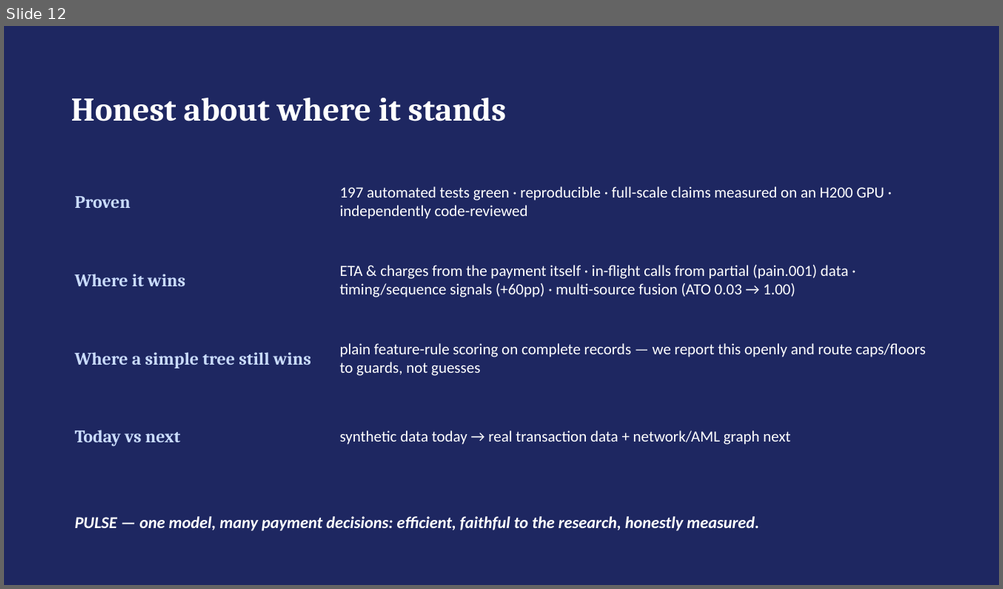
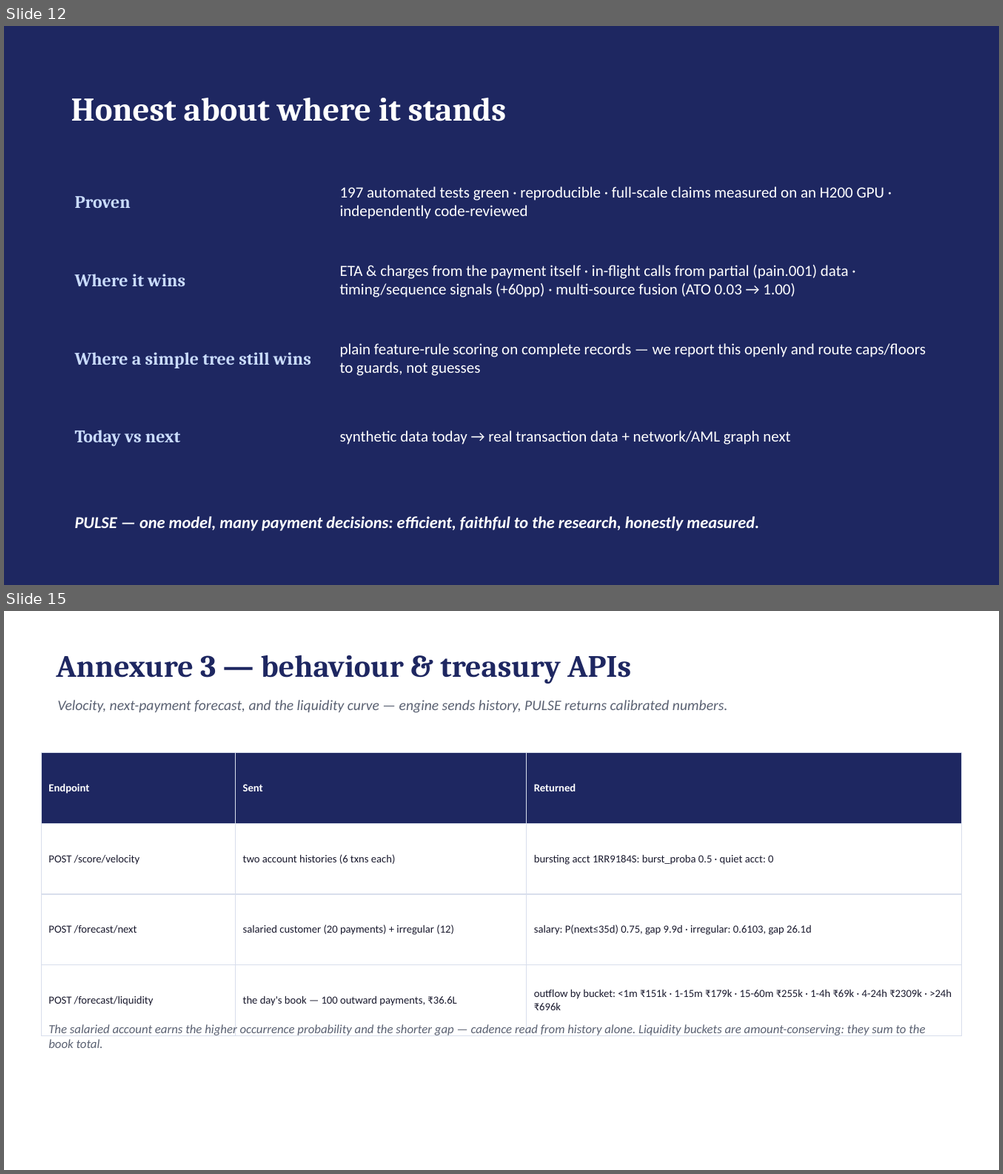
Before and after one commit to Bratz/txn-repr-poc, a slide deck: docs/txn_repr_evidence.pptx. Shown one above the other, each under a label of ours: slide 12 before the commit, slides 12 and 15 after it; the slides between them are not shown. The pictures are 1003x589 and 1003x1174 pixels, drawn with LibreOffice and Linux fonts; fonts in the diff are those of the drawing. Boxes give left, top, right and bottom in pixels: in the first picture for what was removed or moved away, otherwise in the second. Text is boxed around its words. In the diff, an @@ line names an element or a change of style, - is before the commit and + after.

```diff
--- a/docs/txn_repr_evidence.pptx
+++ b/docs/txn_repr_evidence.pptx
@@ slide 15 added at (4, 611, 999, 1170), background #FFFFFF @@
@@ text added at (56, 655, 631, 684), 30 pt, text #1E2761, bold @@
+Annexure 3 — behaviour & treasury APIs
@@ text added at (57, 700, 727, 713), 14 pt, text #5A6172, italic @@
+Velocity, next-payment forecast, and the liquidity curve — engine sends history, PULSE returns calibrated numbers.
@@ table added at (41, 753, 962, 1014), 4 rows, 3 columns @@
+Endpoint | Sent | Returned
+POST /score/velocity | two account histories (6 txns each) | bursting acct 1RR9184S: burst_proba 0.5 · quiet acct: 0
+POST /forecast/next | salaried customer (20 payments) + irregular (12) | salary: P(next≤35d) 0.75, gap 9.9d · irregular: 0.6103, gap 26.1d
+POST /forecast/liquidity | the day's book — 100 outward payments, ₹36.6L | outflow by bucket: <1m ₹151k · 1-15m ₹179k · 15-60m ₹255k · 1-4h ₹69k · 4-24h ₹2309k · >24h ₹696k
@@ text added at (48, 1025, 925, 1048), 12 pt, text #5A6172, italic @@
+The salaried account earns the higher occurrence probability and the shorter gap — cadence read from history alone. Liquidity buckets are amount-conserving: they sum to the book total.
```
Also in this commit, not shown: 2 other slides added, 4 other files.
